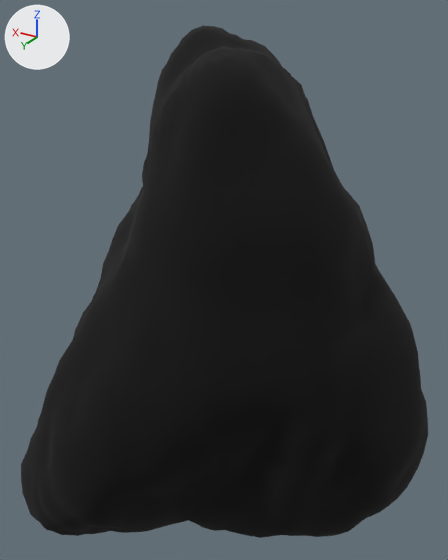
An edit to the FBX model Assets/models/Environment/prefabs/rocks/forest rock1.fbx, drawn before and after from the same camera.
Rendered twice from a 50 mm lens placed at (-0.697, 0.983, 0.365), pointed at (-0.074, -0.055, -0.154). Arrows for +X, +Y and +Z are at upper left; the lights stay in place. The older version comes first. Where no turn or scale is listed for an object, it has been applied to the vertices.

The first picture shows 'rock'.
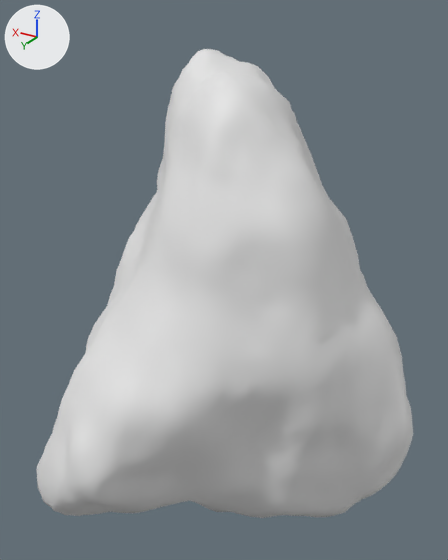
Diff of the bpy script that builds the scene:
```diff
--- a/Assets/models/Environment/prefabs/rocks/forest rock1.fbx.py
+++ b/Assets/models/Environment/prefabs/rocks/forest rock1.fbx.py
@@ me_rock_003 @@
 # used by ob_rock; location = (0.0, 0.0, 0.0)
-me_rock_003.from_pydata(...)  # 6148 vertices, 6144 faces; spans x -0.529..0.348, y -0.538..0.427, z -0.687..0.344
+me_rock_003.from_pydata(...)  # 3074 vertices, 3072 faces; spans x -0.501..0.321, y -0.507..0.395, z -0.646..0.304
+# me_rock_003 part 1: the loose piece of 3074 vertices spanning x -0.529..0.348, y -0.538..0.427, z -0.687..0.344 is deleted
 me_rock_003.materials.append(mat_rough_rockface)
-me_rock_003.materials.append(mat_material_001)  # black #000000
```

Where the change shows, as pixel boxes (x1, y1, x2, y2) in the pictures (448 x 560 px):
'rock', reshaped (8% narrower, 9% shorter)
    before: (21, 25, 428, 538)
    after: (37, 49, 413, 518)
part 1 of me_rock_003, deleted (black)
    before: (21, 25, 428, 538)
